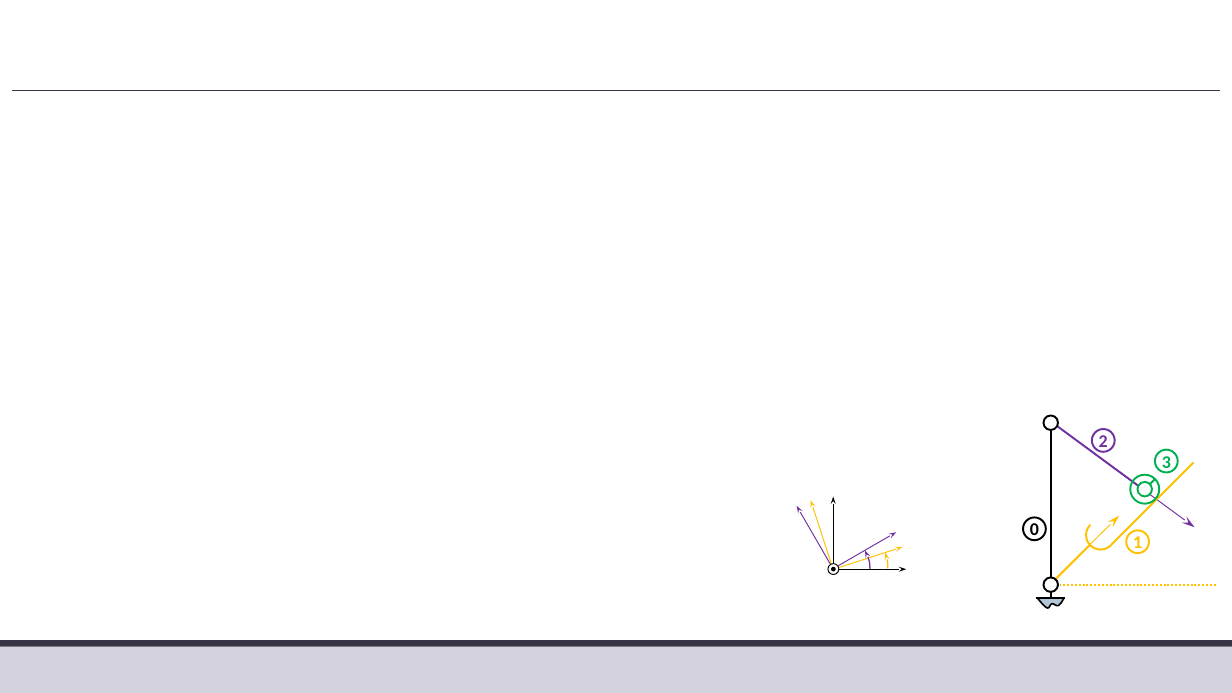
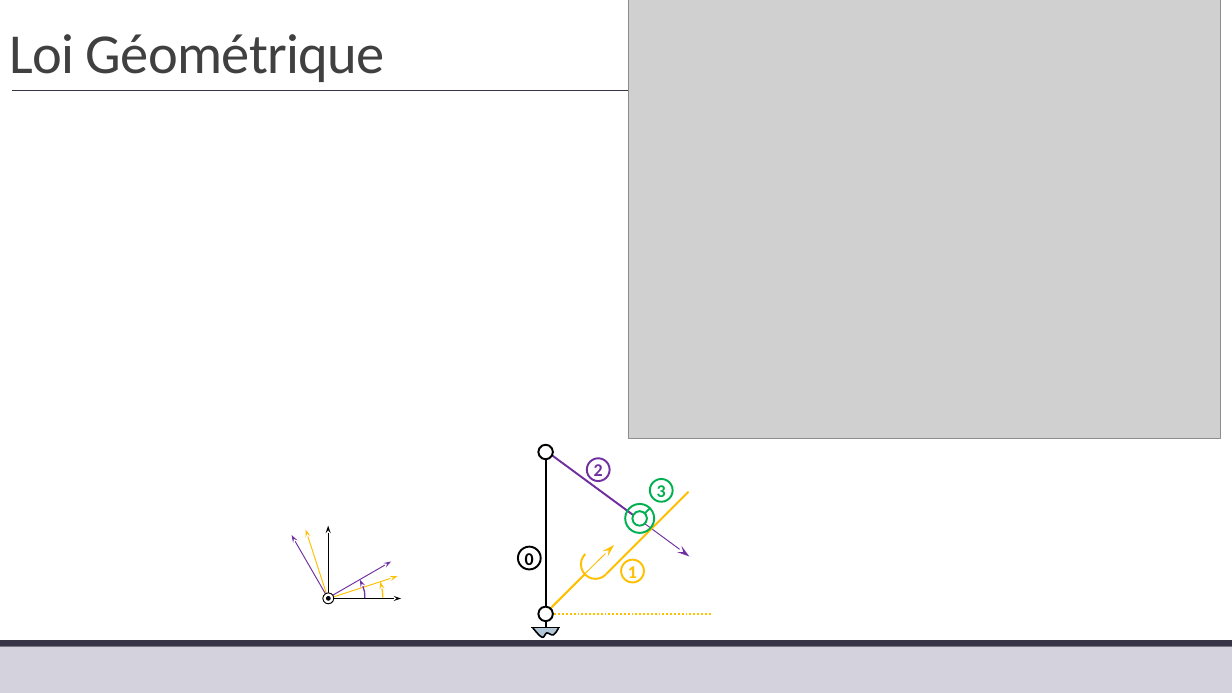
Before and after one commit to xpessoles/TP_Corriges, a slide deck: slide 5 of 19_Sympact/19_Sympact_Corrige.pptx (slide 15 before the commit). Drawn at 1232x693 pixels with LibreOffice and Linux fonts; fonts in the diff are those of the drawing; grey boxes stand for pictures; background and template pictures are left out. Boxes give left, top, right and bottom in pixels: in the first picture for what was removed or moved away, otherwise in the second. Text is boxed around its words. In the diff, an @@ line names an element or a change of style, - is before the commit and + after.

```diff
--- a/19_Sympact/19_Sympact_Corrige.pptx
+++ b/19_Sympact/19_Sympact_Corrige.pptx
@@ picture added at box(628, 0, 1220, 439) @@
@@ title added at box(9, 34, 385, 82), 44 pt, text #404040 @@
+Loi Géométrique
@@ 10 ellipses, 8 lines, 8 arrows, 3 arc (boxed as its full ellipse)s, 1 freeform shape: place and size @@
-10 ellipses, 8 lines, 8 arrows, 3 arc (boxed as its full ellipse)s, 1 freeform shape at box(779, 416, 1216, 622)
+10 ellipses, 8 lines, 8 arrows, 3 arc (boxed as its full ellipse)s, 1 freeform shape at box(274, 445, 711, 652)
```
